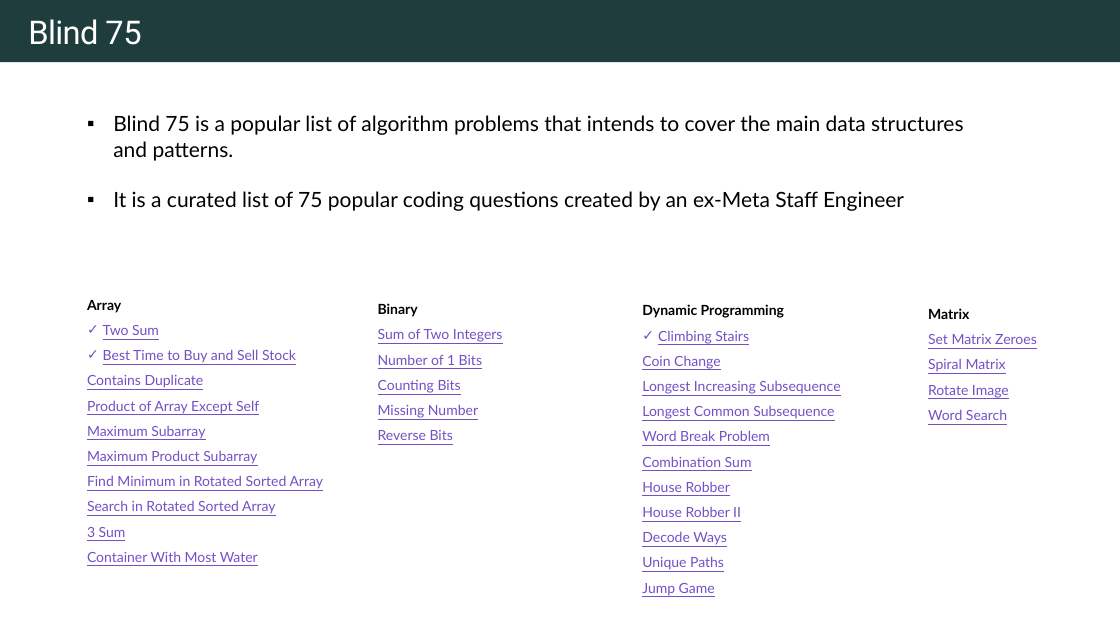
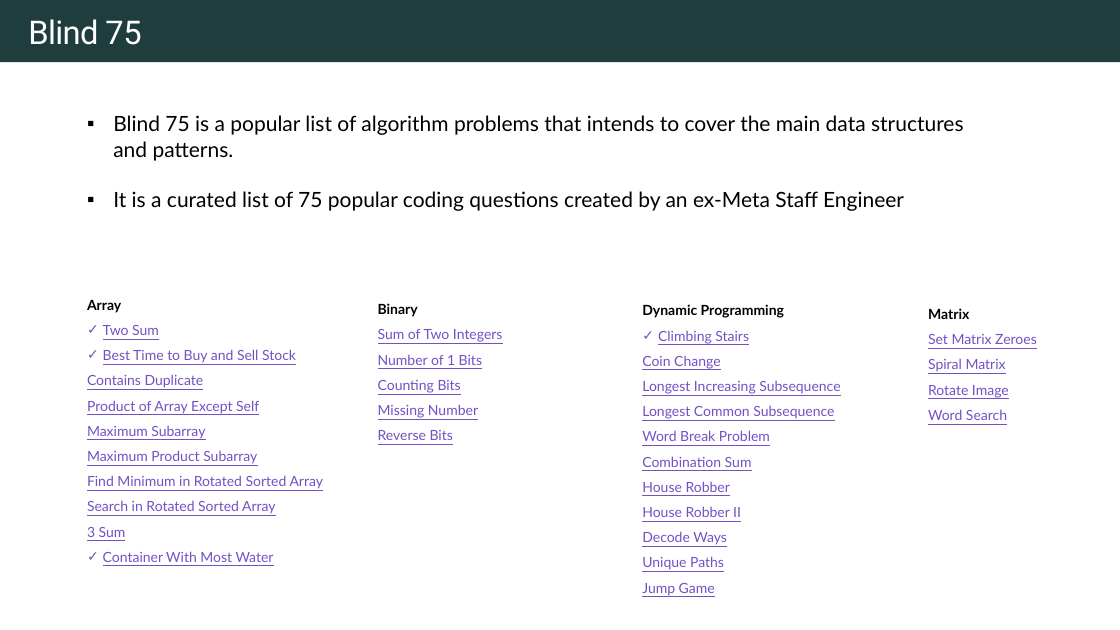
Before and after one commit to rfdavid/coding-interview-handbook-cpp, a slide deck: slide 5 of Algorithm and problem Solving Cheatsheet.pptm. Drawn at 1120x630 pixels with LibreOffice and Linux fonts; fonts in the diff are those of the drawing. Boxes give left, top, right and bottom in pixels: in the first picture for what was removed or moved away, otherwise in the second. Text is boxed around its words. In the diff, an @@ line names an element or a change of style, - is before the commit and + after.

```diff
--- a/Algorithm and problem Solving Cheatsheet.pptm
+++ b/Algorithm and problem Solving Cheatsheet.pptm
@@ text at box(103, 551, 274, 562): bullet none to ✓ @@
```
Also in this commit, not shown: 3 other slides changed, 12 slides added, 15 other files.
